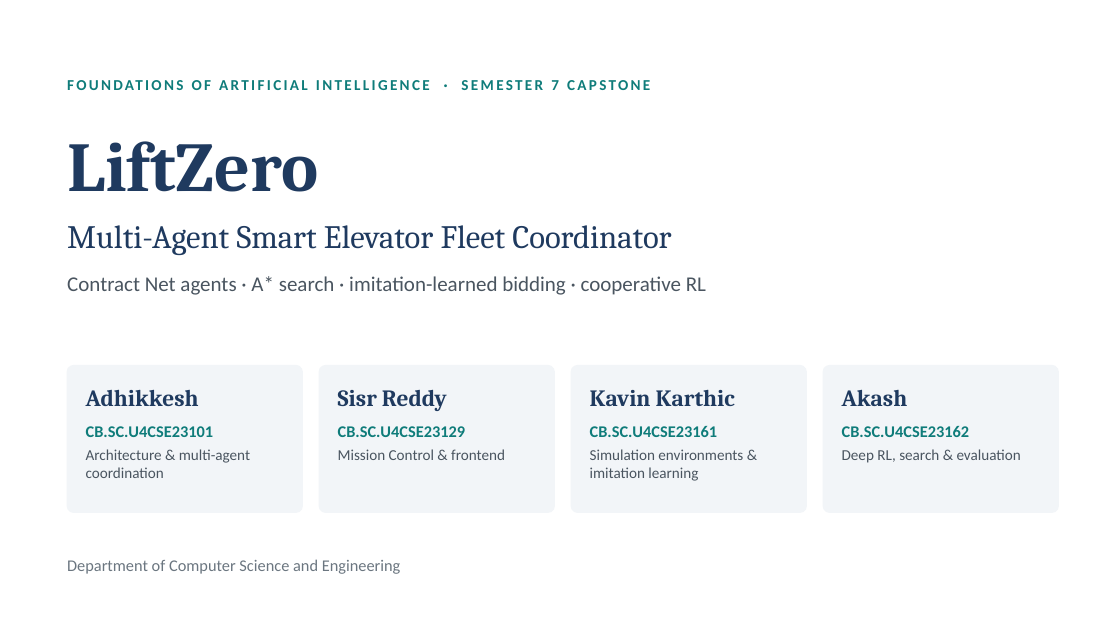
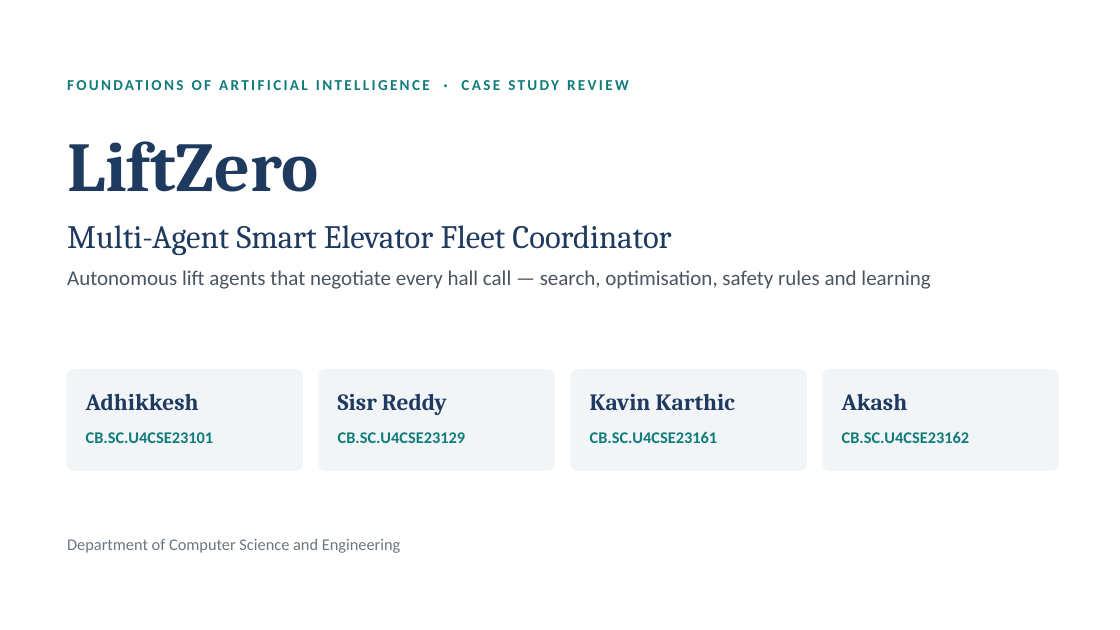
Before and after one commit to Adhikkesh/Multi-Agent-Smart-Elevator-Fleet-Coordinator, a slide deck: slide 1 of docs/LiftZero_Viva_Deck.pptx. Drawn at 1120x630 pixels with LibreOffice and Linux fonts; fonts in the diff are those of the drawing. Boxes give left, top, right and bottom in pixels: in the first picture for what was removed or moved away, otherwise in the second. Text is boxed around its words. In the diff, an @@ line names an element or a change of style, - is before the commit and + after.

```diff
--- a/docs/LiftZero_Viva_Deck.pptx
+++ b/docs/LiftZero_Viva_Deck.pptx
@@ text at (x1=551, y1=80, x2=559, y2=90): text changed @@
-FOUNDATIONS OF ARTIFICIAL INTELLIGENCE · SEMESTER 7 CAPSTONE
+FOUNDATIONS OF ARTIFICIAL INTELLIGENCE · CASE STUDY REVIEW
@@ text "Autonomous lift agents that negotiate ..." at (x1=67, y1=270, x2=930, y2=289): vertical alignment middle to top @@
@@ text at (x1=67, y1=270, x2=930, y2=289): text changed @@
-Contract Net agents · A* search · imitation-learned bidding · cooperative RL
+Autonomous lift agents that negotiate every hall call — search, optimisation, safety rules and learning
@@ rounded rectangle resized from (x1=67, y1=365, x2=302, y2=513) to (x1=67, y1=370, x2=302, y2=471) @@
@@ rounded rectangle resized from (x1=319, y1=365, x2=555, y2=513) to (x1=319, y1=370, x2=555, y2=471) @@
@@ proportions changed in 4 elements at (x1=67, y1=370, x2=302, y2=471), (x1=319, y1=370, x2=555, y2=471), (x1=823, y1=370, x2=1059, y2=471), (x1=571, y1=370, x2=807, y2=471) @@
@@ rounded rectangle resized from (x1=571, y1=365, x2=807, y2=513) to (x1=571, y1=370, x2=807, y2=471) @@
@@ rounded rectangle resized from (x1=823, y1=365, x2=1059, y2=513) to (x1=823, y1=370, x2=1059, y2=471) @@
@@ 4 texts moved together from (x1=86, y1=389, x2=908, y2=411) to (x1=86, y1=393, x2=908, y2=415) @@
@@ text "CB.SC.U4CSE23101" moved from (x1=86, y1=426, x2=214, y2=437) to (x1=86, y1=432, x2=214, y2=443) @@
@@ text removed at (x1=86, y1=449, x2=250, y2=478) @@
-Architecture & multi-agent coordination
@@ text "CB.SC.U4CSE23129" moved from (x1=338, y1=426, x2=466, y2=437) to (x1=338, y1=432, x2=466, y2=443) @@
@@ text removed at (x1=338, y1=449, x2=505, y2=460) @@
-Mission Control & frontend
@@ text "CB.SC.U4CSE23161" moved from (x1=590, y1=426, x2=718, y2=437) to (x1=590, y1=432, x2=718, y2=443) @@
@@ text removed at (x1=590, y1=449, x2=743, y2=481) @@
-Simulation environments & imitation learning
@@ text "CB.SC.U4CSE23162" moved from (x1=842, y1=426, x2=970, y2=437) to (x1=842, y1=432, x2=970, y2=443) @@
@@ text removed at (x1=842, y1=449, x2=1021, y2=463) @@
-Deep RL, search & evaluation
@@ text "Department of Computer Science and ..." moved from (x1=67, y1=559, x2=401, y2=574) to (x1=67, y1=538, x2=401, y2=553) @@
```
Also in this commit, not shown: 2 other slides changed, 15 slides added, 11 slides removed, 14 other files.
